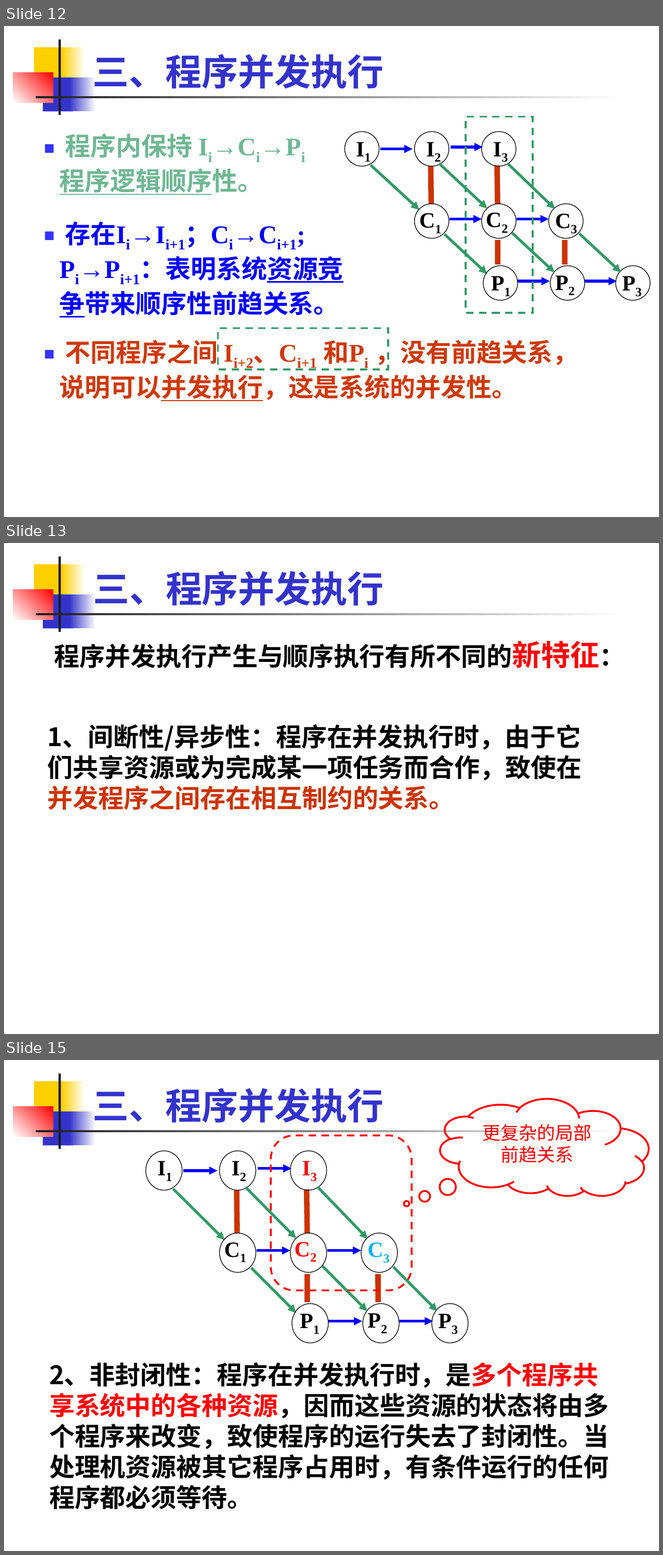
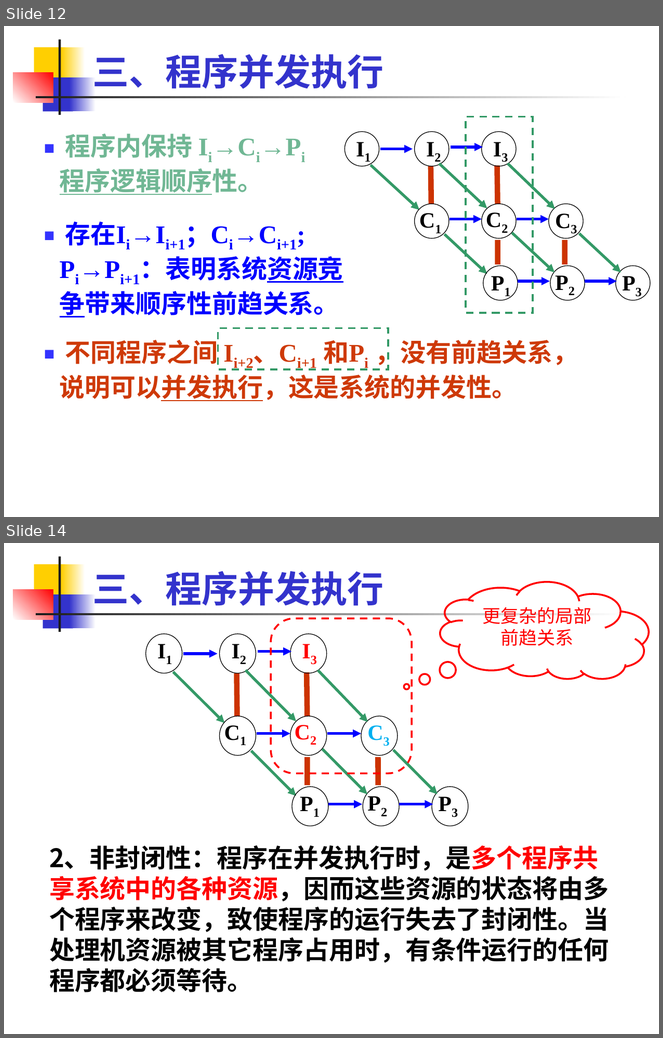
Before and after one commit to rjnew/OS, a slide deck: OS02.1 进程.pptx. Shown one above the other, each under a label of ours: slides 12, 13 and 15 before the commit, slides 12 and 14 after it; the slides between them are not shown. The pictures are 663x1555 and 663x1038 pixels, drawn with LibreOffice and Linux fonts; fonts in the diff are those of the drawing. Boxes give left, top, right and bottom in pixels: in the first picture for what was removed or moved away, otherwise in the second. Text is boxed around its words. In the diff, an @@ line names an element or a change of style, - is before the commit and + after.

```diff
--- a/OS02.1 进程.pptx
+++ b/OS02.1 进程.pptx
@@ slide 13 removed at bbox=[4, 543, 659, 1034], background #FFFFFF; not listed: 7 template elements that a slide beside it also shows @@
@@ title removed at bbox=[93, 571, 384, 606] @@
-三、程序并发执行
@@ text removed at bbox=[54, 641, 599, 668] @@
-程序并发执行产生与顺序执行有所不同的新特征：
@@ text removed at bbox=[48, 724, 582, 810] @@
-1、间断性/异步性：程序在并发执行时，由于它们共享资源或为完成某一项任务而合作，致使在并发程序之间存在相互制约的关系。
@@ what was slide 15 is now slide 14 @@
```
Also in this commit, not shown: 19 slides changed, 2 slides added, 1 other slide removed.
